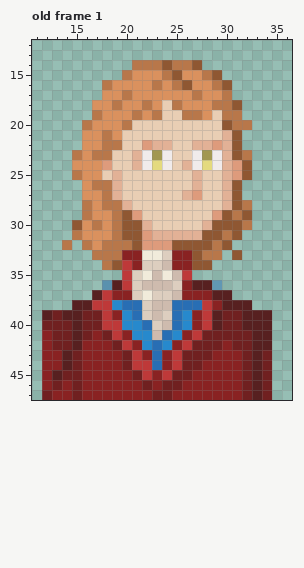
Pixel-art file, stored at Sprites/personagens/fase 4/caras/saint-just.aseprite. The picture above is the old version.
48x48 pixels, 1 frame. Shown: old frame 1: x 11..36, y 12..47. The commit also changed other frames, which this record leaves out.
New version:
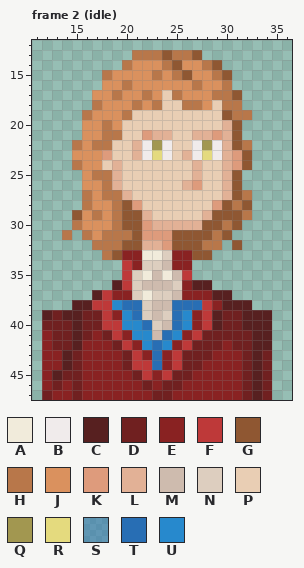
Palette (. is transparent): A #f1ebdb  B #f0ebeb  C #572020  D #702020  E #892222  F #be3939  G #8f5732  H #b8774a  J #da915e  K #de9b7c  L #e2b196  M #cebbae  N #ddcebf  P #e9ceb4  Q #a29750  R #e4da7e  S #286eb47c  T #286eb4  U #2789cd
A new or re-ordered frame is compared with the old frame closest to it.
Diff:
frames 1 -> 9
layer "base" now hidden
layer "cabeça/*rosto" added
Frame 2 (idle) is new; against old frame 1:
y 13: x 21..27 ....... -> HHHGHHG
y 14: x 20..29 .HHHGHHG.. -> HJJJHGJJHG
y 15: x 18..20 ..H -> HJJ; x 23..26 JHGJ -> HJHG; x 28..30 HG. -> JHG
y 16: x 18 H -> J; x 20 J -> H; x 23 H -> J; x 25..27 HGJ -> JJH; x 29..30 HG -> JH
y 17: x 17 . -> J; x 19..20 JH -> HJ; x 22 J -> H; x 24..25 JJ -> PH; x 27 H -> J; x 29 J -> H; x 31 . -> G
y 18: x 17 J -> H; x 19 H -> J; x 21..23 JHJ -> HJH; x 25..27 HJJ -> PHH; x 29 H -> P; x 31 G -> H
y 19: x 16..17 .H -> HJ; x 20..23 JHJH -> HPPP; x 26..28 HHJ -> PPP; x 30 H -> G; x 32 . -> H
y 20: x 16 H -> J; x 18 J -> H; x 20 H -> P; x 30..32 GHH -> LG.
y 21: x 19 J -> H; x 22..24 PPP -> KLL; x 27..29 PPP -> LLK
y 22: x 15 . -> H; x 17 J -> H; x 19 H -> P; x 21..24 PKLL -> LBQB; x 27..29 LLK -> BQB; x 32 . -> H
y 23: x 15 H -> J; x 17..18 HH -> JK; x 23 Q -> R; x 26 P -> L; x 28 Q -> R; x 31..32 GH -> KG
y 24: x 15 J -> H; x 18..19 KP -> PL; x 21..24 LBRB -> PPPP; x 26..29 LBRB -> PLPP
y 25: x 15 H -> .; x 17..18 JP -> HH; x 31..32 KG -> G.
y 26: x 17 H -> J; x 26..27 PL -> LK
y 27: x 16 J -> H; x 19..20 LP -> HL; x 26..27 LK -> PP; x 32 . -> H
y 28: x 18 H -> J; x 20..21 LP -> GK; x 29..32 PLGH -> KGHG
y 29: x 15..17 .HJ -> GJH; x 21..22 KP -> GL; x 28..29 PK -> LG; x 31..32 HG -> GH
y 30: x 15 G -> H; x 17 H -> J; x 22..28 LPPPPPL -> KLLLLLG; x 30 G -> H; x 32 H -> .
y 31: x 14..16 .HJ -> H.H; x 18 J -> H; x 20 G -> H; x 23..27 LLLLL -> KKGGG; x 29..31 GHG -> HG.
y 32: x 14 H -> .; x 16..17 HJ -> .H; x 20 H -> G; x 22..23 KK -> LL; x 28 G -> H; x 30..31 G. -> .G
y 33: x 17 H -> .; x 19 H -> G; x 28..29 HH -> G.; x 31 G -> .
y 34: x 18..19 HG -> ..; x 27..28 GG -> ..
y 36: x 18 S -> .; x 29 S -> .
